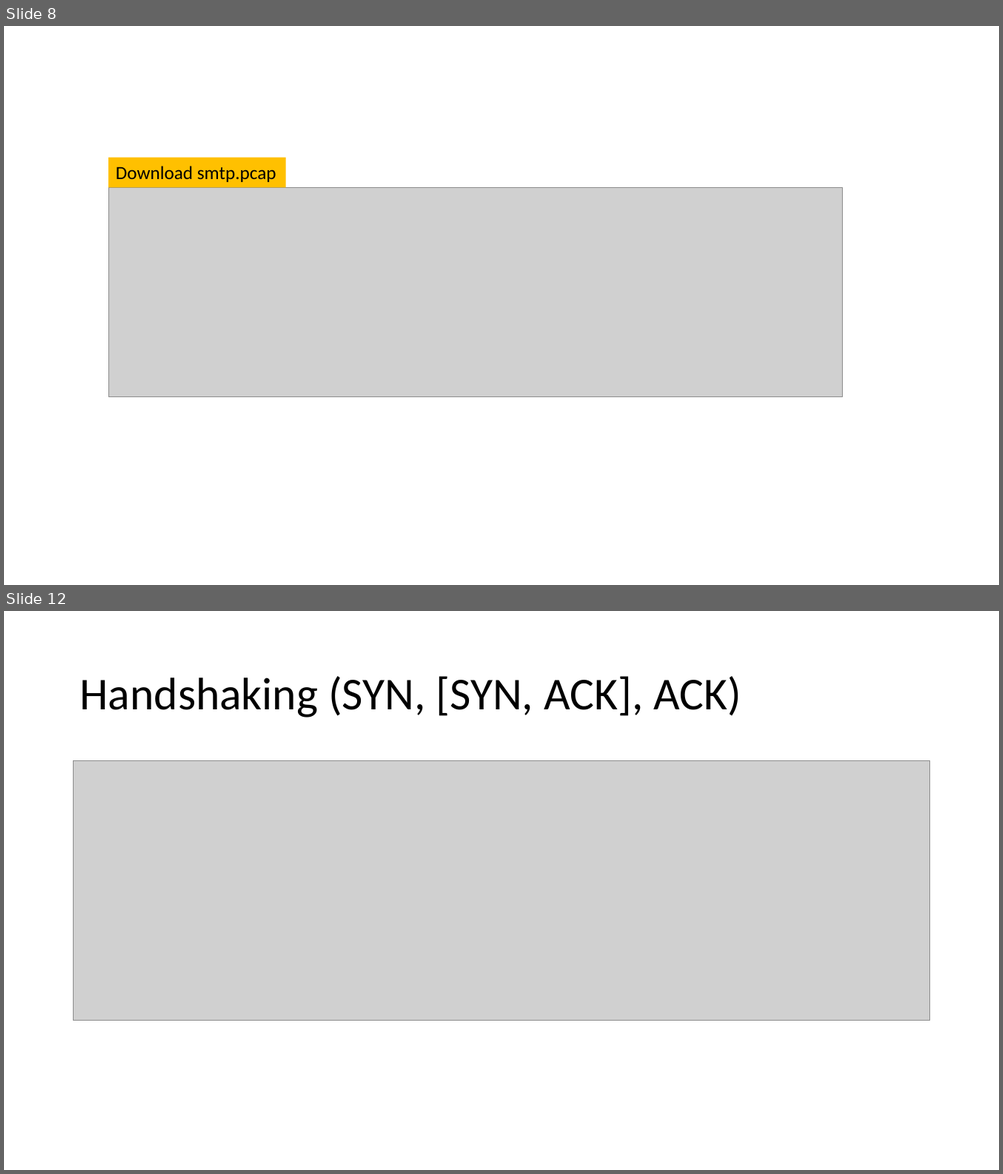
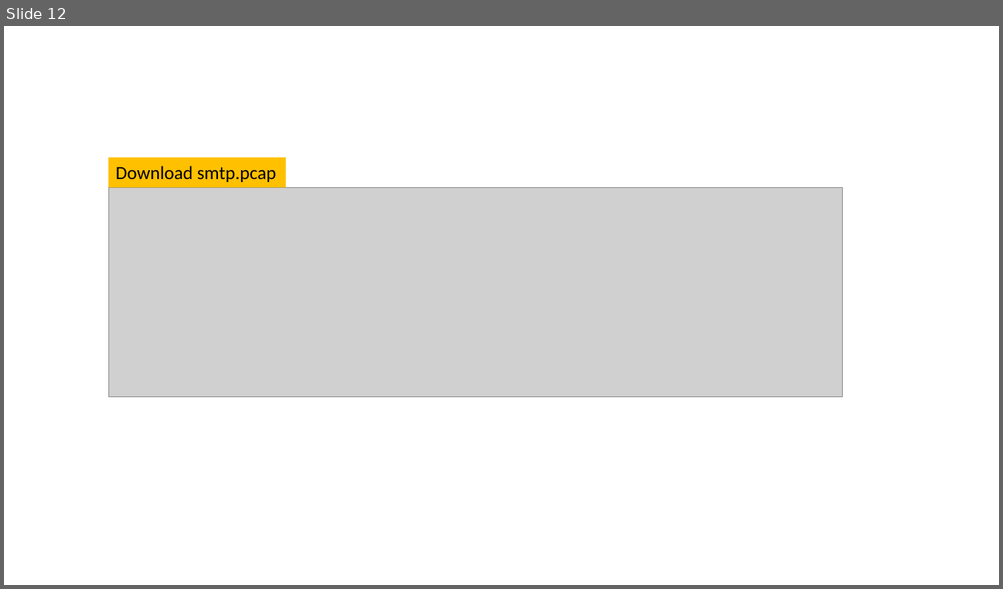
Before and after one commit to frankwxu/digital-forensics-lab, a slide deck: Networking_Forensics/30_SMTP_Email_Forensics.pptx. Shown one above the other, each under a label of ours: slides 8 and 12 before the commit, slide 12 after it; the slides between them are not shown. The pictures are 1003x1174 and 1003x589 pixels, drawn with LibreOffice and Linux fonts; fonts in the diff are those of the drawing; grey boxes stand for pictures; background and template pictures are left out. Boxes give left, top, right and bottom in pixels: in the first picture for what was removed or moved away, otherwise in the second. Text is boxed around its words. In the diff, an @@ line names an element or a change of style, - is before the commit and + after.

```diff
--- a/Networking_Forensics/30_SMTP_Email_Forensics.pptx
+++ b/Networking_Forensics/30_SMTP_Email_Forensics.pptx
@@ slide 12 removed at box(4, 611, 999, 1170), background #FFFFFF @@
@@ title removed at box(79, 676, 741, 718) @@
-Handshaking (SYN, [SYN, ACK], ACK)
@@ picture removed at box(74, 761, 930, 1021) @@
@@ what was slide 8 is now slide 12 @@
```
Also in this commit, not shown: 2 slides changed, 7 other slides removed, 4 other files.
